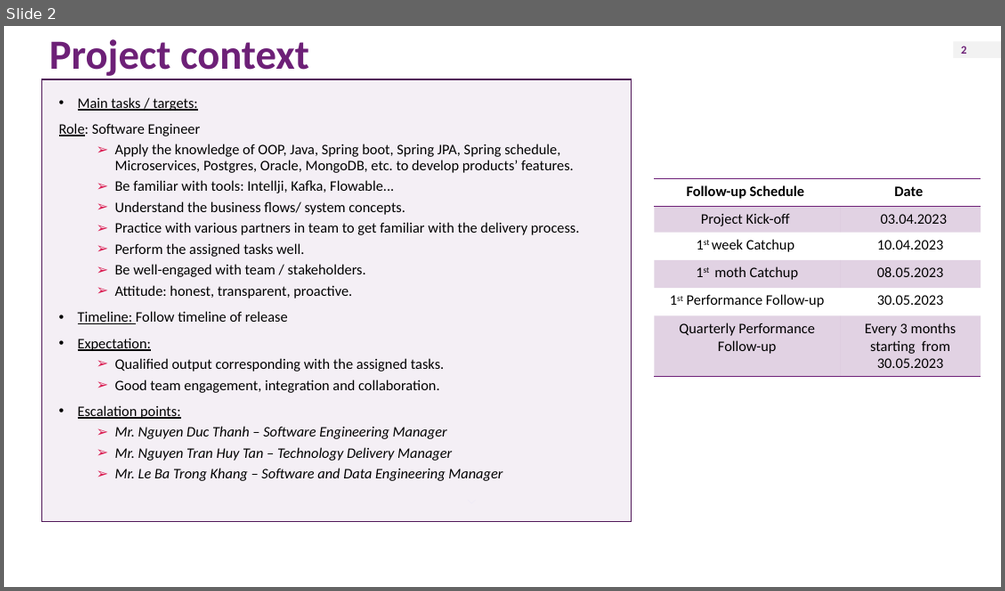
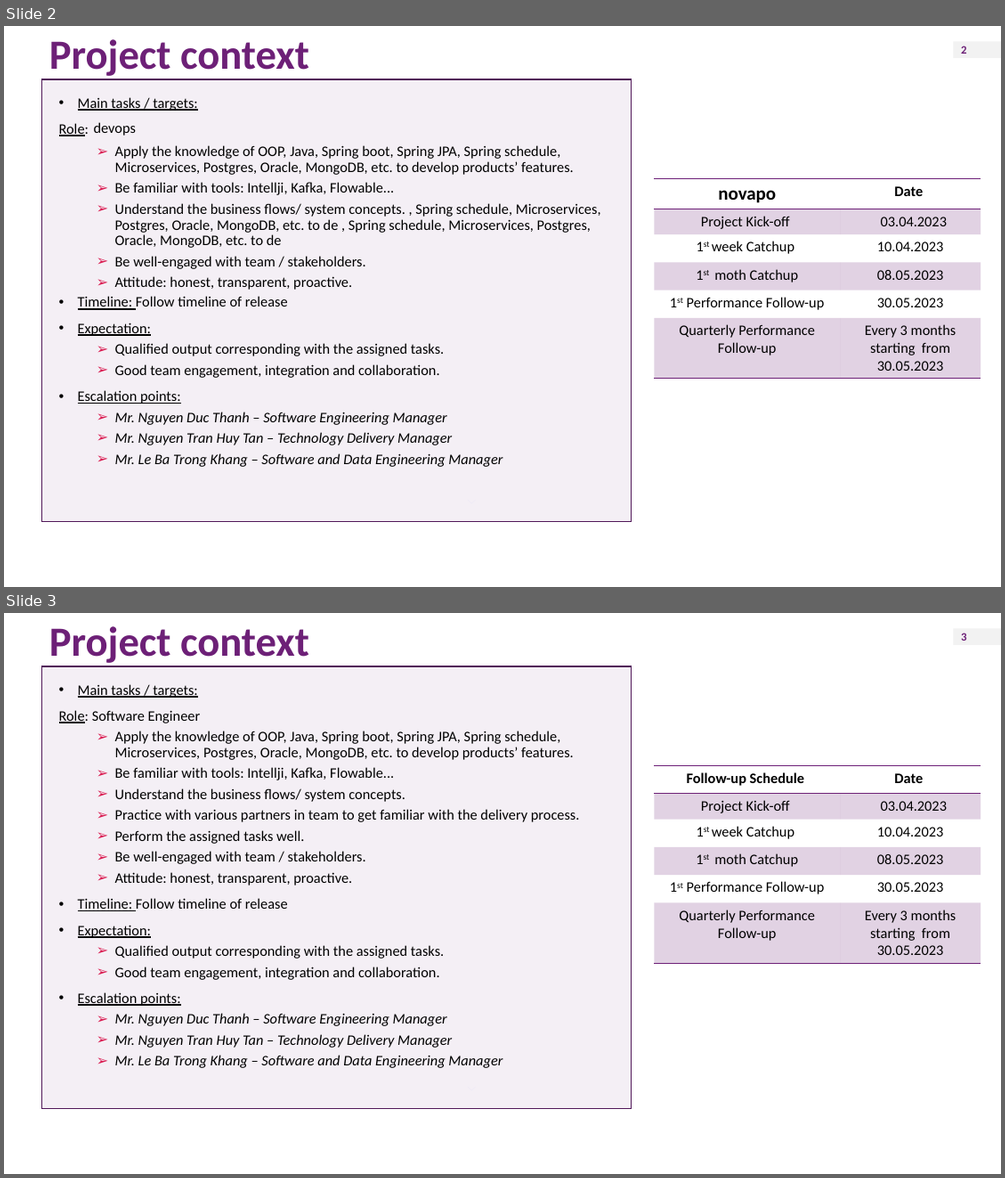
Before and after one commit to phongvanngo/template-manipulation, a slide deck: template-manipulation-spring/processing_files/output2.pptx. Shown one above the other, each under a label of ours: slide 2 before the commit, slides 2 and 3 after it. The pictures are 1005x591 and 1005x1178 pixels, drawn with LibreOffice and Linux fonts; fonts in the diff are those of the drawing; background and template pictures are left out. Boxes give left, top, right and bottom in pixels: in the first picture for what was removed or moved away, otherwise in the second. Text is boxed around its words. In the diff, an @@ line names an element or a change of style, - is before the commit and + after.

```diff
--- a/template-manipulation-spring/processing_files/output2.pptx
+++ b/template-manipulation-spring/processing_files/output2.pptx
@@ slide 2 added at (4,26,1001,587), background #FFFFFF; not listed: 2 template elements that a slide beside it also shows @@
@@ title added at (49,39,309,79), 40 pt, text #6D2077, bold @@
+Project context
@@ rectangle added at (41,79,631,521), fill #6D2077 at 7% opacity, outline #511858 1 pt @@
@@ text added at (59,97,197,136), 14 pt, text #000000, underline @@
+• Main tasks / targets:
+Role:
@@ text added at (94,122,136,135), 14 pt, text #000000 @@
+devops
@@ text added at (115,145,601,289), 14 pt, text #000000 @@
+  ➢ Apply the knowledge of OOP, Java, Spring boot, Spring JPA, Spring schedule, Microservices, Postgres, Oracle, MongoDB, etc. to develop products’ features.
+  ➢ Be familiar with tools: Intellji, Kafka, Flowable...
+  ➢ Understand the business flows/ system concepts. , Spring schedule, Microservices, Postgres, Oracle, MongoDB, etc. to de , Spring schedule, Microservices, Postgres, Oracle, MongoDB, etc. to de
+  ➢ Be well-engaged with team / stakeholders.
+  ➢ Attitude: honest, transparent, proactive.
@@ table added at (654,178,980,375), 6 rows, 2 columns @@
+novapo | Date
+Project Kick-off | 03.04.2023
+1st week Catchup | 10.04.2023
+1st moth Catchup | 08.05.2023
+1st Performance Follow-up | 30.05.2023
+Quarterly Performance Follow-up | Every 3 months starting from 30.05.2023
@@ text added at (78,296,502,467), 14 pt, text #000000 @@
+• Timeline: Follow timeline of release
+• Expectation:
+  ➢ Qualified output corresponding with the assigned tasks.
+  ➢ Good team engagement, integration and collaboration.
+• Escalation points:
+  ➢ Mr. Nguyen Duc Thanh – Software Engineering Manager
+  ➢ Mr. Nguyen Tran Huy Tan – Technology Delivery Manager
+  ➢ Mr. Le Ba Trong Khang – Software and Data Engineering Manager
@@ freeform shape added at (468,499,475,503), fill #F7F9FF @@
@@ what was slide 2 is now slide 3 @@
```
Also in this commit, not shown: 1 slide changed, 3 other files.
